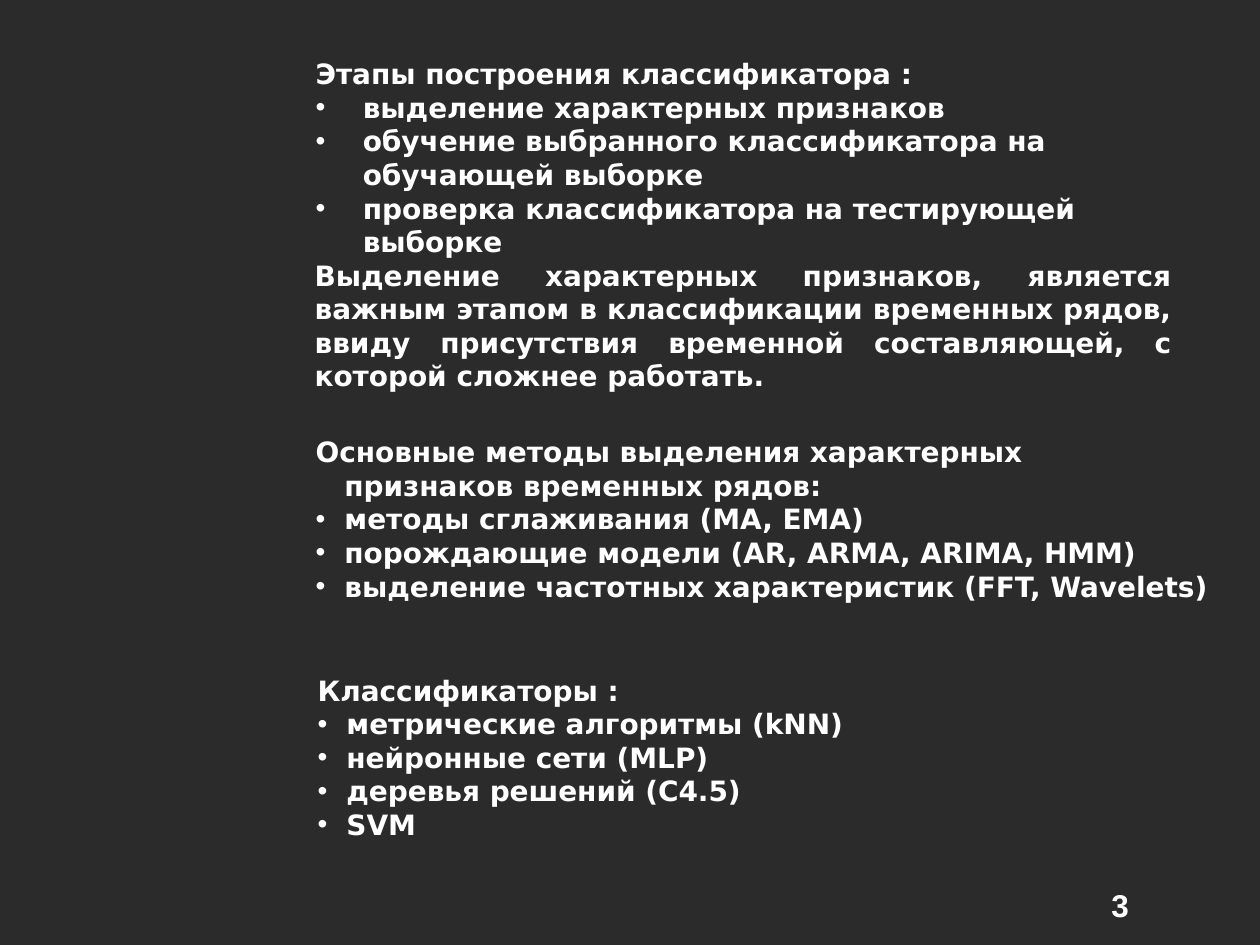
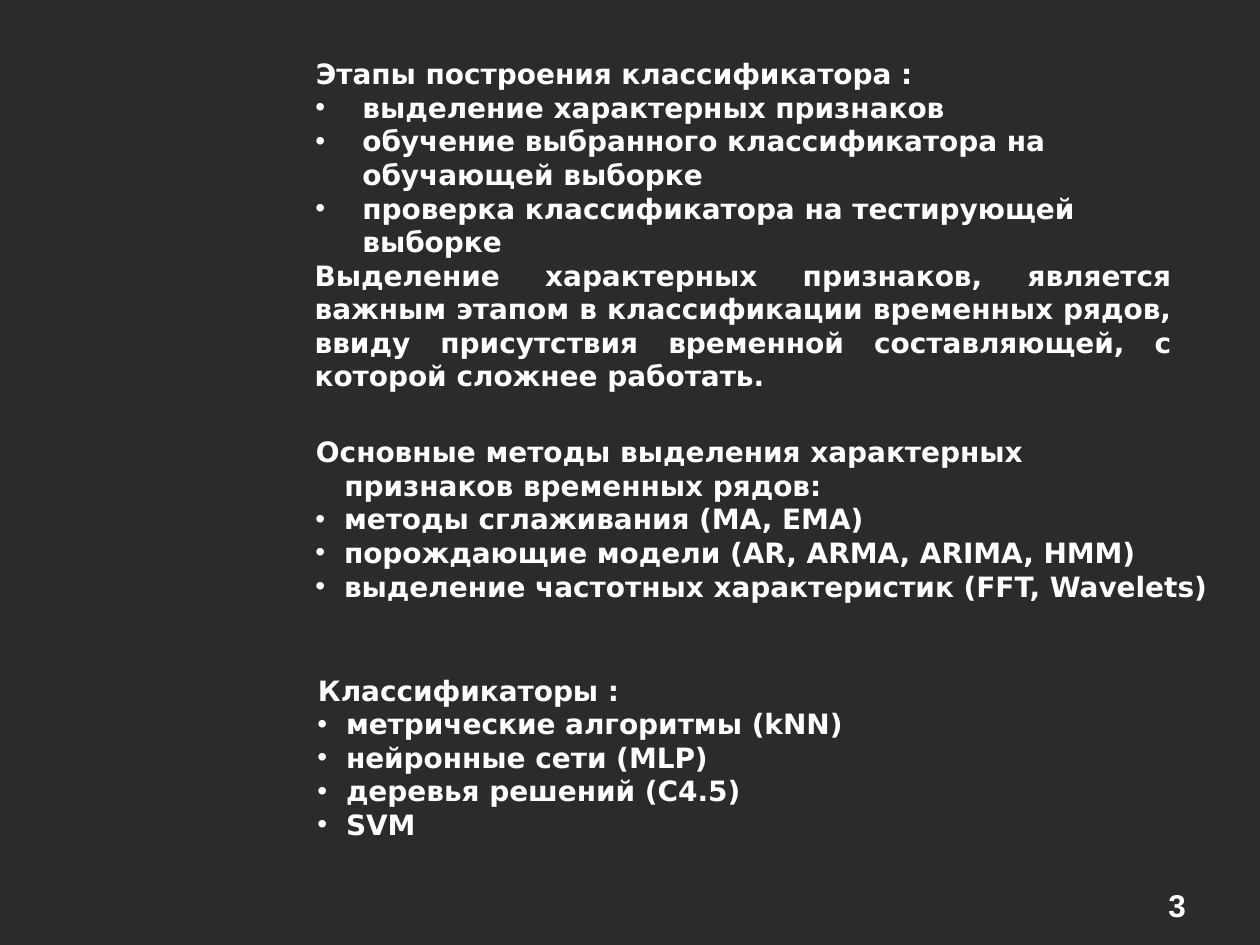
Before and after one commit to alexeyche/alexeyche-junk, a slide deck: slide 3 of cns/doc/conf.ppt. Drawn at 1260x945 pixels with LibreOffice and Linux fonts; fonts in the diff are those of the drawing; background and template pictures are left out; a plain dark background stands for a picture behind light text. Boxes give left, top, right and bottom in pixels: in the first picture for what was removed or moved away, otherwise in the second. Text is boxed around its words. In the diff, an @@ line names an element or a change of style, - is before the commit and + after.

```diff
--- a/cns/doc/conf.ppt
+++ b/cns/doc/conf.ppt
@@ text at (344, 507, 1207, 603): indent changed @@
@@ page number: place and size @@
-page number at (1111, 895, 1129, 918)
+page number at (1168, 895, 1186, 918)
```
Also in this commit, not shown: 13 other slides changed, 1 slide added, 1 slide removed, 1 other file.
